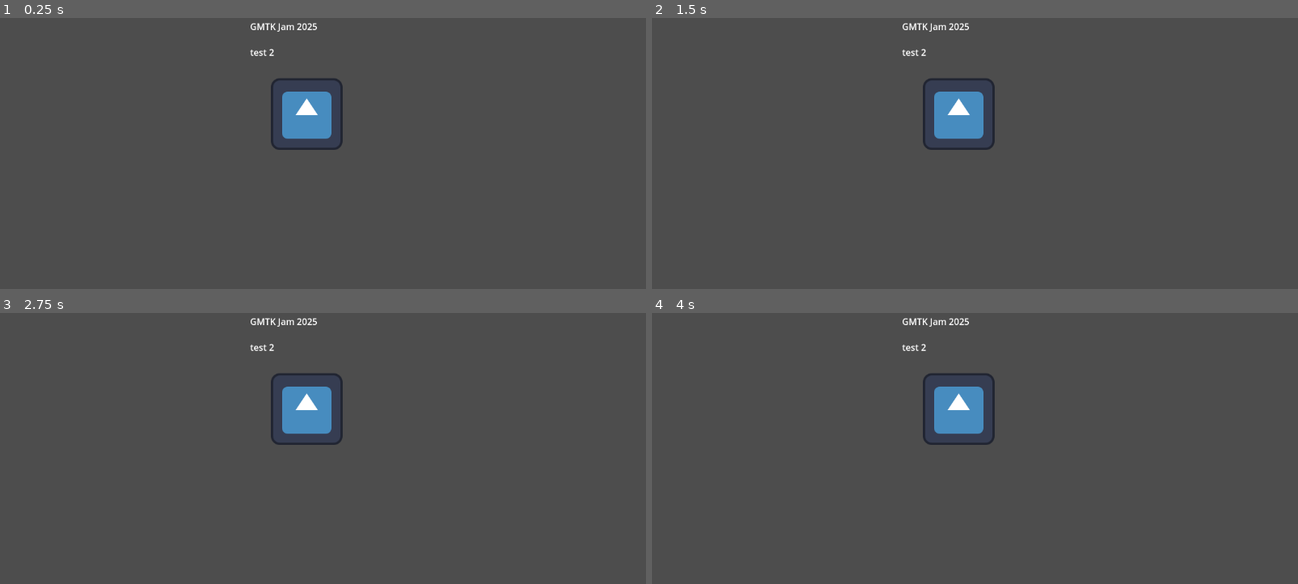
Above: before the commit, frames 1-4 (two rows, left to right).
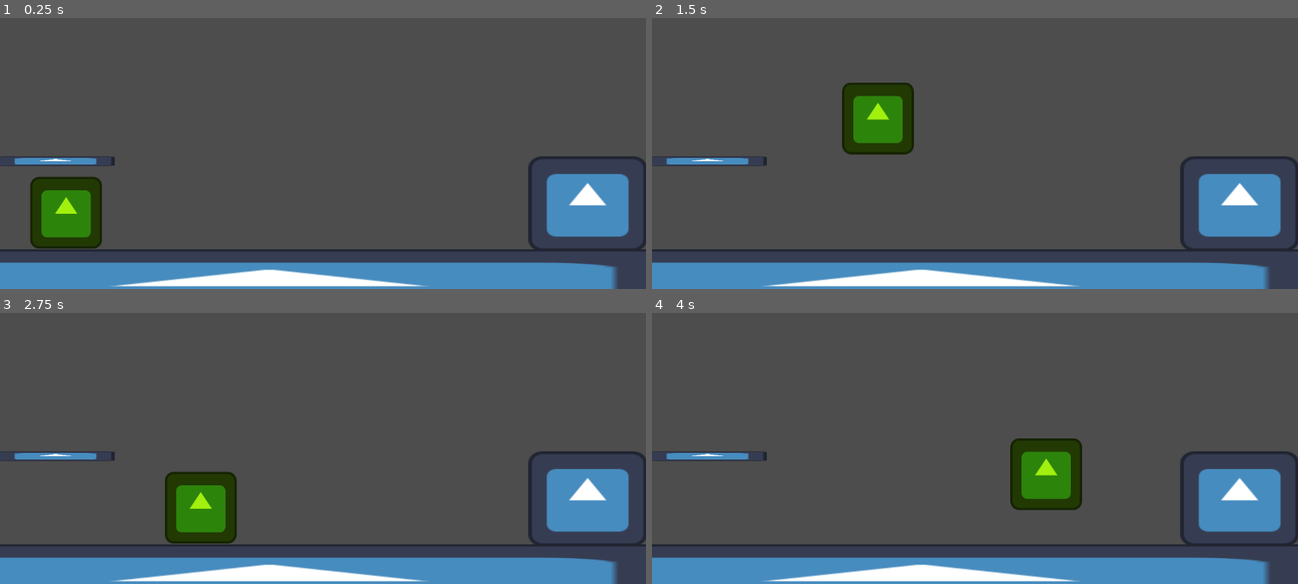
Above: after the commit, the same moments.

Repository: Synj24/gmtk-jam25
Game: Godot game, scene res://game.tscn
The game is run twice, just before and just after one commit, with the same random seed, the same clock (stepped at 60 frames per second) and the same inputs. Before the commit the project starts from res://main.tscn. The engine's default icon, where the game draws it, is replaced by a stand-in: a white triangle on a blue panel in a dark square.
Inputs:
- Up to frame 1 (0.25 s): no input
- Up to frame 2 (1.5 s): tap Enter (ui_accept) at 0.5, 0.6, 0.77, 1.07, 1.35 s; hold Right (ui_right) from 0.53 s (still down)
- Up to frame 3 (2.75 s): tap Enter (ui_accept) at 1.52, 1.82, 2.1 s; release Right (ui_right) at 2.03 s; hold Left (ui_left) from 2.03 s (still down)
- Up to frame 4 (4 s): release Left (ui_left) at 2.78 s; hold Right (ui_right) from 2.78 s (still down); tap Enter (ui_accept) at 2.85, 3.02, 3.32, 3.6, 3.77 s

The runs differ from the first frame. In frame 1, 19% of the frame differs, in the area x 0-100%, y 1-100%; in frame 2, 19%; in frame 3, 19%; in frame 4, 19%.

Commit message:
added looping mechanics

Diff:
--- /dev/null
+++ b/game.gd
@@ -0,0 +1,11 @@
+extends Node2D
+
+@export var ghost_scene : PackedScene
+
+func _ready():
+	SignalBus.player_looped.connect(_on_player_looped)
+
+func _on_player_looped(movement_data):
+	var ghost = ghost_scene.instantiate()
+	ghost.movement_data = movement_data
+	add_child(ghost)
--- /dev/null
+++ b/game.tscn
@@ -0,0 +1,55 @@
+[gd_scene load_steps=8 format=3 uid="uid://8pymn4gk7tou"]
+
+[ext_resource type="Script" uid="uid://bi6xqguwa44s" path="res://game.gd" id="1_feb5d"]
+[ext_resource type="PackedScene" uid="uid://c26dkstg4cqe8" path="res://player_ghost.tscn" id="2_7jktm"]
+[ext_resource type="PackedScene" uid="uid://pec1kaegnjpg" path="res://player.tscn" id="2_fc0e3"]
+[ext_resource type="Texture2D" uid="uid://daccndcyagt34" path="res://icon.svg" id="3_7jktm"]
+
+[sub_resource type="WorldBoundaryShape2D" id="WorldBoundaryShape2D_ig7tw"]
+
+[sub_resource type="RectangleShape2D" id="RectangleShape2D_h2yge"]
+size = Vector2(212, 20)
+
+[sub_resource type="RectangleShape2D" id="RectangleShape2D_0xm2m"]
+size = Vector2(214, 171)
+
+[node name="Game" type="Node2D"]
+script = ExtResource("1_feb5d")
+ghost_scene = ExtResource("2_7jktm")
+
+[node name="Player" parent="." instance=ExtResource("2_fc0e3")]
+position = Vector2(118, 512)
+
+[node name="Floor" type="StaticBody2D" parent="."]
+position = Vector2(480, 576)
+
+[node name="CollisionShape2D" type="CollisionShape2D" parent="Floor"]
+shape = SubResource("WorldBoundaryShape2D_ig7tw")
+
+[node name="Sprite2D" type="Sprite2D" parent="Floor"]
+position = Vector2(0, 65)
+scale = Vector2(14, 1)
+texture = ExtResource("3_7jktm")
+
+[node name="Platform" type="StaticBody2D" parent="."]
+position = Vector2(99, 420)
+
+[node name="Sprite2D" type="Sprite2D" parent="Platform"]
+position = Vector2(-5.72205e-06, 0)
+scale = Vector2(1.65625, 0.140625)
+texture = ExtResource("3_7jktm")
+
+[node name="CollisionShape2D" type="CollisionShape2D" parent="Platform"]
+shape = SubResource("RectangleShape2D_h2yge")
+
+[node name="Platform2" type="StaticBody2D" parent="."]
+position = Vector2(1048, 420)
+
+[node name="Sprite2D" type="Sprite2D" parent="Platform2"]
+position = Vector2(-5.72205e-06, 76)
+scale = Vector2(1.65625, 1.32812)
+texture = ExtResource("3_7jktm")
+
+[node name="CollisionShape2D" type="CollisionShape2D" parent="Platform2"]
+position = Vector2(0, 75.5)
+shape = SubResource("RectangleShape2D_0xm2m")
--- a/main.tscn
+++ /dev/null
@@ -1,23 +0,0 @@
-[gd_scene load_steps=2 format=3 uid="uid://dnvcc02yu2mqw"]
-
-[ext_resource type="Texture2D" uid="uid://daccndcyagt34" path="res://icon.svg" id="1_ig7tw"]
-
-[node name="Test" type="Sprite2D"]
-position = Vector2(547, 336)
-texture = ExtResource("1_ig7tw")
-
-[node name="RichTextLabel" type="RichTextLabel" parent="."]
-anchors_preset = 8
-anchor_left = 0.5
-anchor_top = 0.5
-anchor_right = 0.5
-anchor_bottom = 0.5
-offset_left = -165.0
-offset_top = -232.0
-offset_right = 38.0
-offset_bottom = -6.0
-grow_horizontal = 2
-grow_vertical = 2
-text = "GMTK Jam 2025
-
-test 2"
--- /dev/null
+++ b/player.gd
@@ -0,0 +1,45 @@
+extends CharacterBody2D
+
+const SPEED = 300.0
+const JUMP_VELOCITY = -600.0
+
+var count = 0
+
+# A Dictionary to store our position
+var movement_data = {}
+
+func _ready():
+	#Ititial position
+	movement_data[0] = global_position
+
+func _physics_process(delta: float) -> void:
+	record_movement()
+
+	# Add the gravity.
+	if not is_on_floor():
+		velocity += get_gravity() * delta
+
+	# Handle jump.
+	if Input.is_action_just_pressed("ui_accept") and is_on_floor():
+		velocity.y = JUMP_VELOCITY
+
+	# Handle looping off screen right
+	if position.x > 1150:
+		SignalBus.player_looped.emit(movement_data)
+		position.x = 0
+		# Reset movement data
+		#movement_data.clear()
+
+	# Get the input direction and handle the movement/deceleration.
+	# As good practice, you should replace UI actions with custom gameplay actions.
+	var direction := Input.get_axis("ui_left", "ui_right")
+	if direction:
+		velocity.x = direction * SPEED
+	else:
+		velocity.x = move_toward(velocity.x, 0, SPEED)
+
+	move_and_slide()
+
+func record_movement():
+	count += 1
+	movement_data[count] = global_position
--- /dev/null
+++ b/player.tscn
@@ -0,0 +1,17 @@
+[gd_scene load_steps=4 format=3 uid="uid://pec1kaegnjpg"]
+
+[ext_resource type="Script" uid="uid://ct8sp3jamrj4x" path="res://player.gd" id="1_onrkg"]
+[ext_resource type="Texture2D" uid="uid://daccndcyagt34" path="res://icon.svg" id="2_i3pqv"]
+
+[sub_resource type="RectangleShape2D" id="RectangleShape2D_hqtel"]
+size = Vector2(124, 128)
+
+[node name="Player" type="CharacterBody2D"]
+script = ExtResource("1_onrkg")
+
+[node name="Sprite2D" type="Sprite2D" parent="."]
+modulate = Color(0.63074, 0.94, 0.0564, 1)
+texture = ExtResource("2_i3pqv")
+
+[node name="CollisionShape2D" type="CollisionShape2D" parent="."]
+shape = SubResource("RectangleShape2D_hqtel")
--- /dev/null
+++ b/player_ghost.gd
@@ -0,0 +1,18 @@
+extends CharacterBody2D
+
+var movement_data : Dictionary = Dictionary()
+var count = -1
+
+func _ready() -> void:
+	if movement_data.has(0):
+		global_position = movement_data[0]
+
+func _physics_process(_delta: float) -> void:
+	update_position()
+	if position.x > 1150:
+		queue_free()
+
+func update_position():
+	count += 1
+	if movement_data.has(count):
+		global_position = movement_data[count]
--- /dev/null
+++ b/player_ghost.tscn
@@ -0,0 +1,17 @@
+[gd_scene load_steps=4 format=3 uid="uid://c26dkstg4cqe8"]
+
+[ext_resource type="Script" uid="uid://cqoidt5kch35a" path="res://player_ghost.gd" id="1_h5qa1"]
+[ext_resource type="Texture2D" uid="uid://daccndcyagt34" path="res://icon.svg" id="1_wugak"]
+
+[sub_resource type="RectangleShape2D" id="RectangleShape2D_hqtel"]
+size = Vector2(124, 128)
+
+[node name="PlayerGhost" type="CharacterBody2D"]
+script = ExtResource("1_h5qa1")
+
+[node name="Sprite2D" type="Sprite2D" parent="."]
+modulate = Color(0.63074, 0.94, 0.0564, 1)
+texture = ExtResource("1_wugak")
+
+[node name="CollisionShape2D" type="CollisionShape2D" parent="."]
+shape = SubResource("RectangleShape2D_hqtel")
--- a/project.godot
+++ b/project.godot
@@ -11,9 +11,13 @@
 [application]
 
 config/name="GMTK-Jam25"
-run/main_scene="uid://dnvcc02yu2mqw"
+run/main_scene="uid://8pymn4gk7tou"
 config/features=PackedStringArray("4.4", "GL Compatibility")
 config/icon="res://icon.svg"
+
+[autoload]
+
+SignalBus="*res://signal_bus.gd"
 
 [rendering]
 
--- /dev/null
+++ b/signal_bus.gd
@@ -0,0 +1,7 @@
+extends Node
+
+# This is an autoload with signals for events
+
+@warning_ignore_start("unused_signal")
+signal player_looped(movement_data)
+@warning_ignore_restore("unused_signal")
Binary file added: assets/Running_Sheet.png
Not shown, added: assets/Running_Sheet.png.import
Not shown, added: builds/prototype1/index.apple-touch-icon.png.import
Not shown, added: builds/prototype1/index.icon.png.import
Not shown, added: builds/prototype1/index.png.import
Not shown, changed: export_presets.cfg
Not shown, added: game.gd.uid
Not shown, added: player.gd.uid
Not shown, added: player_ghost.gd.uid
Not shown, added: signal_bus.gd.uid
Not shown, changed: .DS_Store
Not shown, changed: builds/.DS_Store
(and 10 more such lines)
